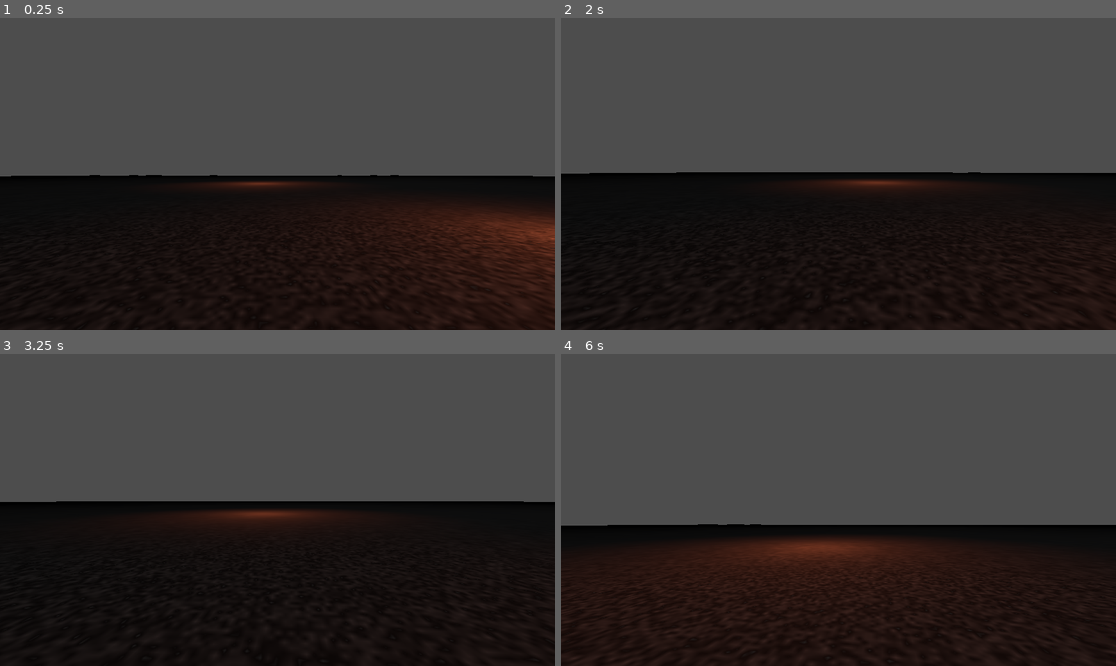
Above: before the commit, frames 1-4 (two rows, left to right).
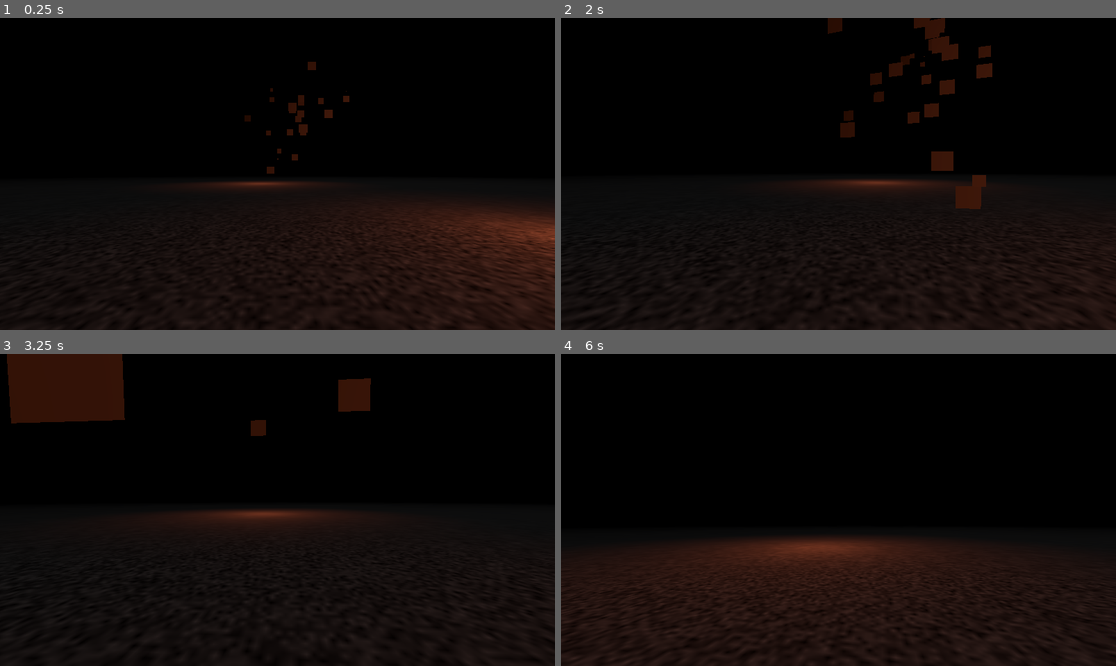
Above: after the commit, the same moments.

Repository: AzuSends/phoenix_horror
Game: Godot game, scene res://main.tscn
The game is run twice, just before and just after one commit, with the same random seed, the same clock (stepped at 60 frames per second) and the same inputs.
Inputs (mouse positions are in pixels of both pictures, inside the frame that each line leads up to):
- Up to frame 1 (0.25 s): no input
- Up to frame 2 (2 s): move the mouse to (866, 174) at 0.52 s; hold W (walk_forward) from 0.53 s (still down); move the mouse to (810, 174) at 1.27 s
- Up to frame 3 (3.25 s): keep holding W (walk_forward); move the mouse to (288, 503) at 2.02 s; move the mouse to (271, 516) at 2.77 s
- Up to frame 4 (6 s): move the mouse to (877, 513) at 3.52 s; move the mouse to (794, 506) at 4.27 s; move the mouse to (844, 510) at 5.02 s; move the mouse to (816, 503) at 5.77 s; release W (walk_forward) at 5.78 s; hold D (walk_right) from 5.78 s (still down)

The runs differ from the first frame. In frame 1, 51% of the frame differs, in the area x 0-100%, y 0-94%; in frame 2, 50%; in frame 3, 47%; in frame 4, 55%, in the area x 0-100%, y 0-99%.

Commit message:
Started particle effects for fire

Diff:
--- a/main.tscn
+++ b/main.tscn
@@ -1,7 +1,8 @@
-[gd_scene load_steps=7 format=3 uid="uid://cqow47bch5ocs"]
+[gd_scene load_steps=16 format=3 uid="uid://cqow47bch5ocs"]
 
 [ext_resource type="Script" uid="uid://c6aa6ue3lrcrn" path="res://movement.gd" id="1_0xm2m"]
 [ext_resource type="Shader" uid="uid://dqpkc5grqk4q3" path="res://main.gdshader" id="1_ig7tw"]
+[ext_resource type="Shader" uid="uid://d1lolp17k55pj" path="res://sky.gdshader" id="3_h2yge"]
 
 [sub_resource type="PlaneMesh" id="PlaneMesh_0xm2m"]
 size = Vector2(100, 100)
@@ -23,6 +24,32 @@
 shader = ExtResource("1_ig7tw")
 shader_parameter/height_scale = 0.15
 shader_parameter/noise = SubResource("NoiseTexture2D_0xm2m")
+
+[sub_resource type="StandardMaterial3D" id="StandardMaterial3D_h2yge"]
+
+[sub_resource type="PlaneMesh" id="PlaneMesh_1bvp3"]
+material = SubResource("StandardMaterial3D_h2yge")
+size = Vector2(0.1, 0.1)
+orientation = 2
+
+[sub_resource type="Curve" id="Curve_1bvp3"]
+_data = [Vector2(0, 0.022471905), 0.0, 0.0, 0, 0, Vector2(0.110465124, 1), 0.0, 0.0, 0, 0, Vector2(0.72674423, 1), 0.0, 0.0, 0, 0, Vector2(1, 0.056179762), 0.0, 0.0, 0, 0]
+point_count = 4
+
+[sub_resource type="Gradient" id="Gradient_lquwl"]
+
+[sub_resource type="NoiseTexture2D" id="NoiseTexture2D_h2yge"]
+
+[sub_resource type="ShaderMaterial" id="ShaderMaterial_lquwl"]
+shader = ExtResource("3_h2yge")
+shader_parameter/noise = SubResource("NoiseTexture2D_h2yge")
+
+[sub_resource type="Sky" id="Sky_7mycd"]
+sky_material = SubResource("ShaderMaterial_lquwl")
+
+[sub_resource type="Environment" id="Environment_272bh"]
+background_mode = 2
+sky = SubResource("Sky_7mycd")
 
 [node name="Main" type="Node"]
 
@@ -50,3 +77,16 @@
 light_color = Color(0.94581836, 0.94696015, 0.95260316, 1)
 omni_range = 4096.0
 omni_attenuation = 1.598
+
+[node name="CPUParticles3D" type="CPUParticles3D" parent="."]
+transform = Transform3D(1, 0, 0, 0, 1, 0, 0, 0, 1, 0.22939485, 1.3508635, 1.8855863)
+amount = 100
+mesh = SubResource("PlaneMesh_1bvp3")
+emission_shape = 1
+emission_sphere_radius = 1.0
+gravity = Vector3(0, 9.8, 0)
+scale_amount_curve = SubResource("Curve_1bvp3")
+color_ramp = SubResource("Gradient_lquwl")
+
+[node name="WorldEnvironment" type="WorldEnvironment" parent="."]
+environment = SubResource("Environment_272bh")
--- a/project.godot
+++ b/project.godot
@@ -10,7 +10,7 @@
 
 [application]
 
-config/name="New Game Project"
+config/name="pheonix_horror"
 run/main_scene="uid://cqow47bch5ocs"
 config/features=PackedStringArray("4.5", "GL Compatibility")
 config/icon="res://icon.svg"
--- /dev/null
+++ b/sky.gdshader
@@ -0,0 +1,8 @@
+shader_type sky;
+
+uniform sampler2D noise;
+
+void sky() {
+	// Called for every visible pixel in the sky background, as well as all pixels
+	// in the radiance cubemap.
+}
Not shown, added: sky.gdshader.uid
